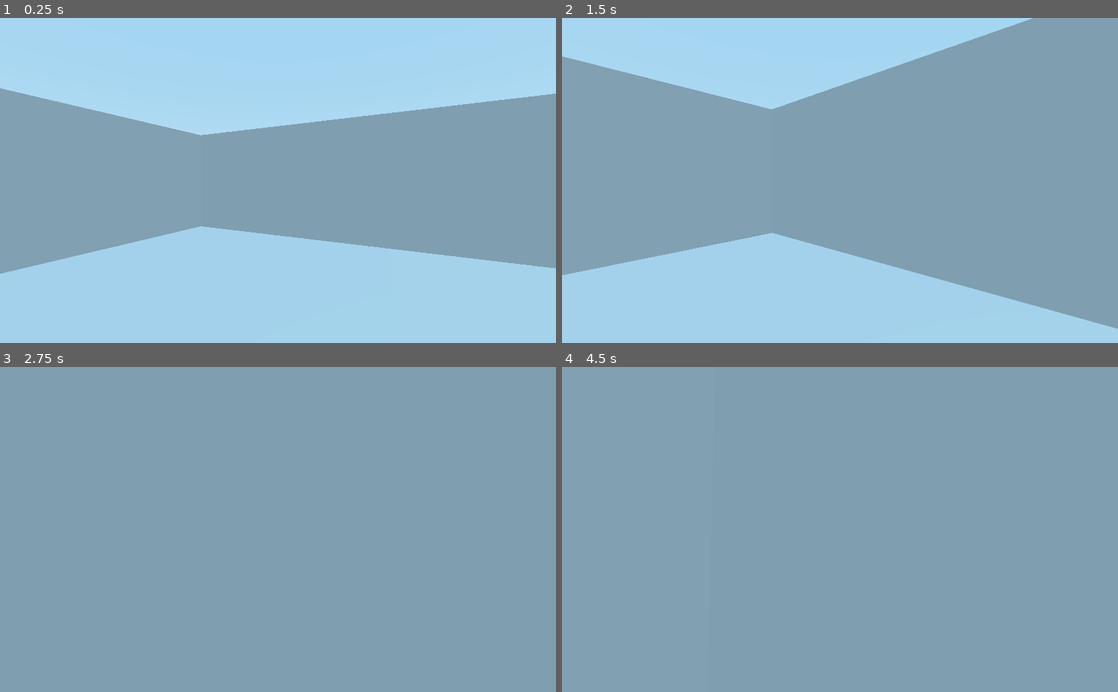
Above: before the commit, frames 1-4 (two rows, left to right).
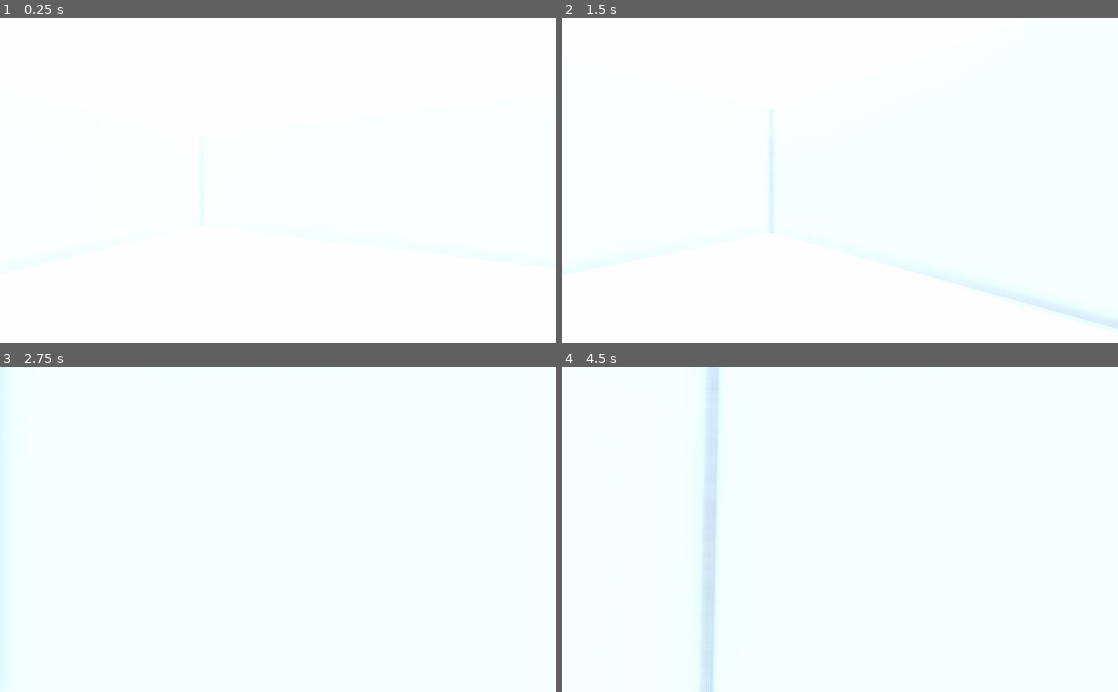
Above: after the commit, the same moments.

Repository: mnkisala/ggez
Game: Godot game, scene res://Assets-test/Scene1.tscn
The game is run twice, just before and just after one commit, with the same random seed, the same clock (stepped at 60 frames per second) and the same inputs.
Inputs (mouse positions are in pixels of both pictures, inside the frame that each line leads up to):
- Up to frame 1 (0.25 s): no input
- Up to frame 2 (1.5 s): move the mouse to (867, 180) at 0.52 s; hold W (forward) from 0.53 s (still down); tap Space (jump) at 0.77 s; move the mouse to (812, 180) at 1.27 s
- Up to frame 3 (2.75 s): keep holding W (forward); tap Space (jump) at 1.52 s; move the mouse to (289, 523) at 2.02 s
- Up to frame 4 (4.5 s): keep holding W (forward); tap Enter at 2.75, 4.25 s; move the mouse to (834, 536) at 2.77 s; tap Space (jump) at 3.02, 3.5, 3.77 s; move the mouse to (878, 532) at 3.52 s; move the mouse to (795, 526) at 4.27 s

The runs differ from the first frame. In frame 1, 100% of the frame differs, in the area x 0-100%, y 0-100%; in frame 2, 100%; in frame 3, 100%; in frame 4, 100%.

Commit message:
Lepsze srodowisko (cienie itp.)

Diff:
--- a/Assets-test/Scene1.tscn
+++ b/Assets-test/Scene1.tscn
@@ -1,11 +1,33 @@
-[gd_scene load_steps=5 format=2]
+[gd_scene load_steps=7 format=2]
 
 [ext_resource path="res://Assets-test/RUBBISH.glb" type="PackedScene" id=1]
 [ext_resource path="res://Assets-test/test_level.glb" type="PackedScene" id=2]
 [ext_resource path="res://player/player.tscn" type="PackedScene" id=3]
 [ext_resource path="res://gargbage/cup/cup.tscn" type="PackedScene" id=4]
 
+[sub_resource type="ProceduralSky" id=2]
+
+[sub_resource type="Environment" id=1]
+background_mode = 2
+background_sky = SubResource( 2 )
+ambient_light_color = Color( 1, 1, 1, 1 )
+ambient_light_energy = 0.3
+ambient_light_sky_contribution = 0.8
+fog_enabled = true
+auto_exposure_enabled = true
+ss_reflections_enabled = true
+ssao_enabled = true
+dof_blur_far_distance = 46.06
+dof_blur_far_quality = 0
+glow_enabled = true
+adjustment_brightness = 1.15
+adjustment_contrast = 1.91
+adjustment_saturation = 1.46
+
 [node name="Spatial" type="Spatial"]
+
+[node name="WorldEnvironment" type="WorldEnvironment" parent="."]
+environment = SubResource( 1 )
 
 [node name="player" parent="." instance=ExtResource( 3 )]
 transform = Transform( 1, 0, 0, 0, 1, 0, 0, 0, 1, 0, 4.95944, 0 )
